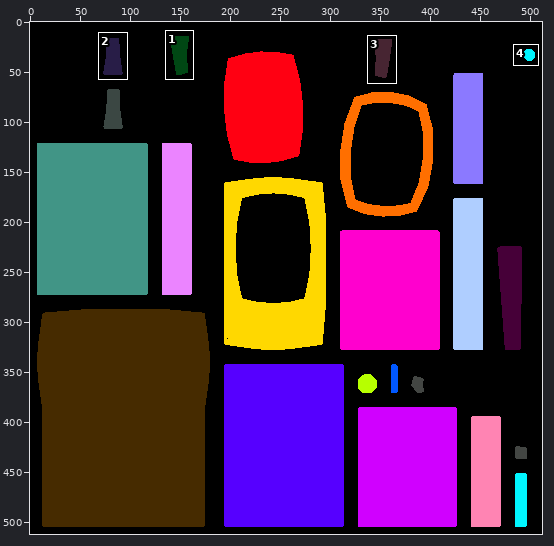
Edited in one commit: sprite sheet (Art/objects/tv.png). Above, an overview of the earlier version with the close-up marked.
Close-up. Earlier state:
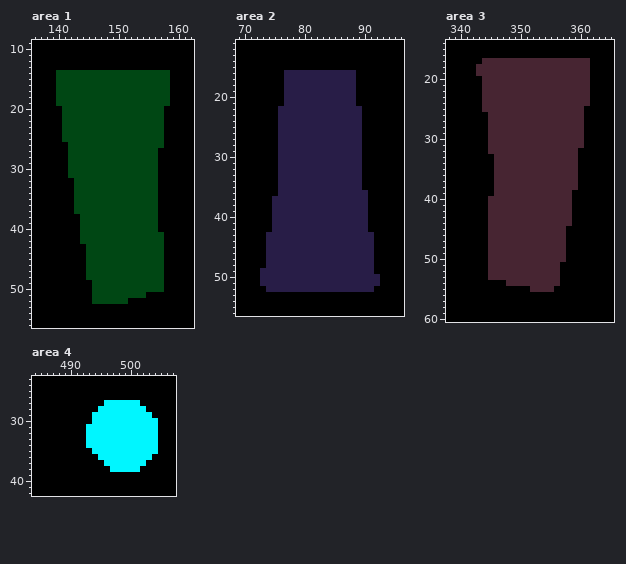
The file is 512x512 pixels. Colours within 5 levels of each other are drawn and written as one. Shown: area 1: x 136..162, y 9..56; area 2: x 69..96, y 11..56; area 3: x 338..365, y 14..60; area 4: x 484..507, y 23..42. The commit also changed other parts of the picture, which this record leaves out.
The same view after the edit:
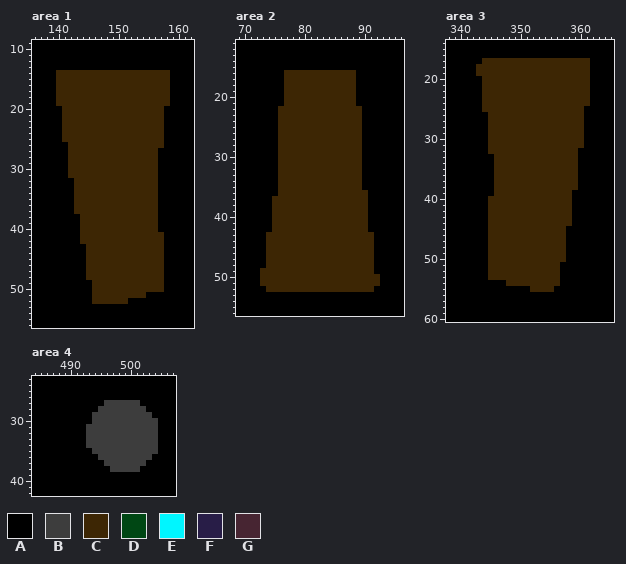
Palette (. is transparent): A #000000  B #3d3d3d  C #3d2604  D #004714  E #00f6ff  F #281d47  G #472532
The edit:
Area 1:
Colour D gives way to colour C in rows 14 to 19 at x 140 to 158; in rows 20 to 25 at x 141 to 157; in row 26 at x 142 to 157; in rows 27 to 31 at x 142 to 156; in rows 32 to 37 at x 143 to 156; in rows 38 to 40 at x 144 to 156.
Colour D gives way to colour C in rows 41 to 42 at x 144 to 157; in rows 43 to 48 at x 145 to 157; in rows 49 to 50 at x 146 to 157; in row 51 at x 146 to 154; in row 52 at x 146 to 151.
Area 2:
Colour F gives way to colour C in rows 16 to 21 at x 77 to 88; in rows 22 to 35 at x 76 to 89; in row 36 at x 76 to 90; in rows 37 to 42 at x 75 to 90; in rows 43 to 48 at x 74 to 91; in row 49 at x 73 to 91.
Colour F gives way to colour C in rows 50 to 51 at x 73 to 92; in row 52 at x 74 to 91.
Area 3:
Colour G gives way to colour C in row 17 at x 344 to 361; in rows 18 to 19 at x 343 to 361; in rows 20 to 24 at x 344 to 361; in row 25 at x 344 to 360; in rows 26 to 31 at x 345 to 360; in row 32 at x 345 to 359.
Colour G gives way to colour C in rows 33 to 38 at x 346 to 359; in row 39 at x 346 to 358; in rows 40 to 44 at x 345 to 358; in rows 45 to 50 at x 345 to 357; in rows 51 to 53 at x 345 to 356; in row 54 at x 348 to 356.
Colour G gives way to colour C in row 55 at x 352 to 355.
Area 4:
Colour E gives way to colour B in row 27 at x 496 to 501; in row 28 at x 495 to 502; in row 29 at x 494 to 503; in row 30 at x 494 to 504; in rows 31 to 34 at x 493 to 504; in row 35 at x 494 to 504.
Colour E gives way to colour B in row 36 at x 495 to 503; in row 37 at x 496 to 502; in row 38 at x 497 to 501.
Boxes around the changes in both close-ups, in picture pixels (x1, y1, x2, y2):
changed: (56, 70, 170, 304)
changed: (260, 70, 380, 292)
changed: (476, 58, 590, 292)
changed: (86, 400, 158, 472)
